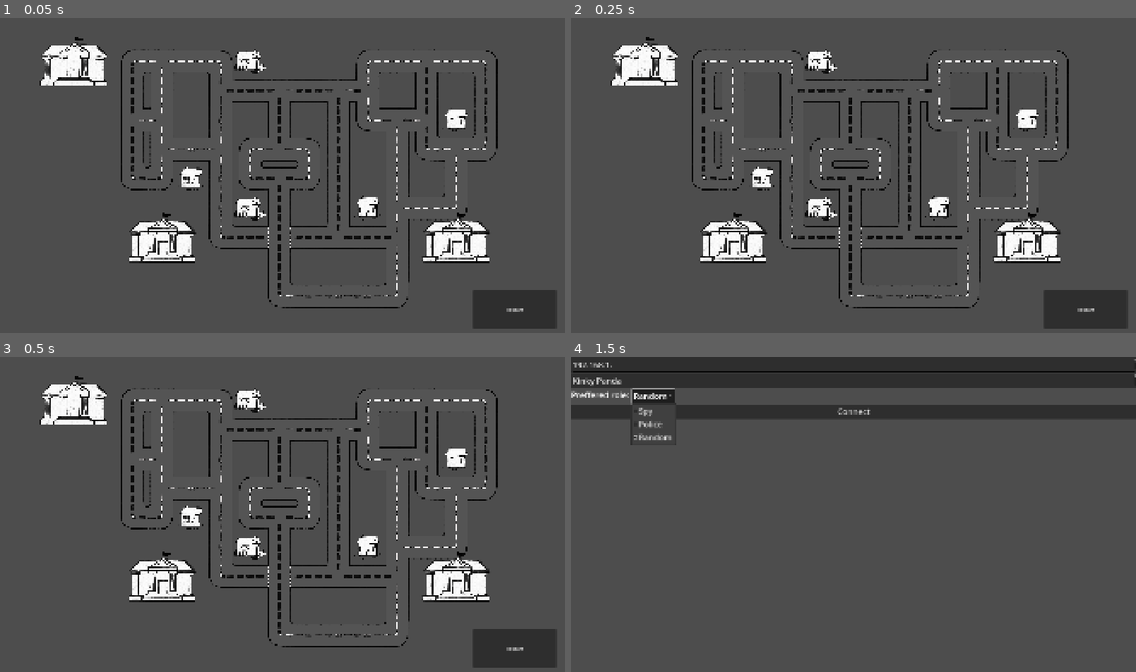
Above: before the commit, frames 1-4 (two rows, left to right).
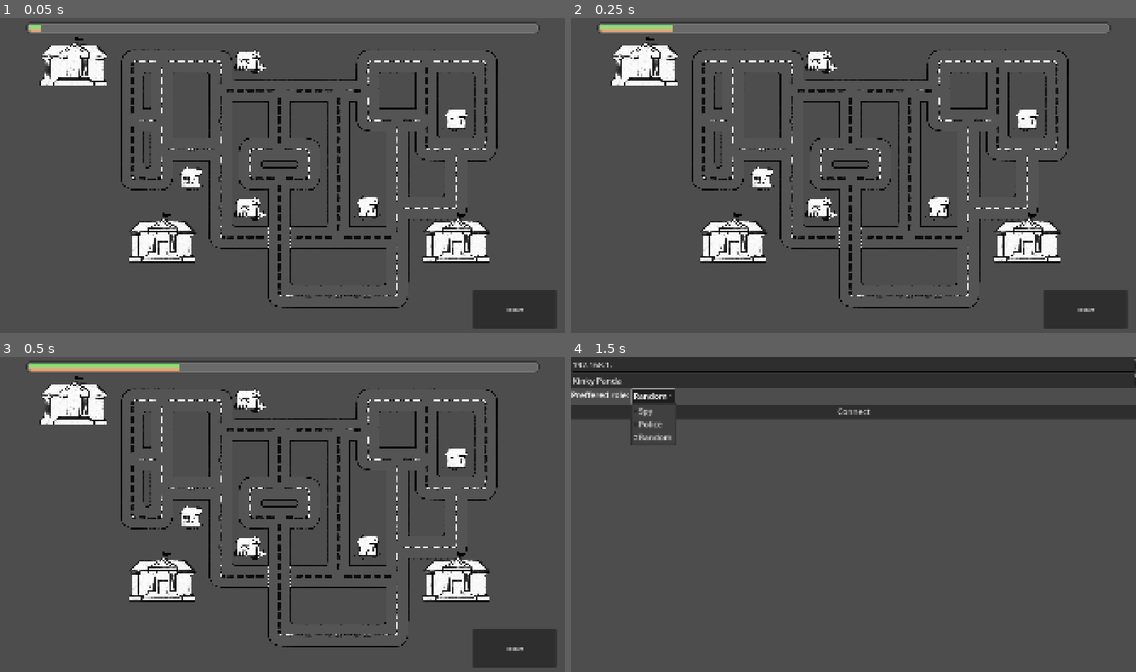
Above: after the commit, the same moments.

Repository: TheWrongUlraf/SummerGameJam2025
Game: Godot game, scene res://scenes/server_game.tscn
Two runs of this game, one before a commit and one after it. Both use one fixed random seed, a clock stepped at 60 frames per second and the inputs below. This scene is started directly instead of the project's main scene.
Inputs:
- Up to frame 1 (0.05 s): no input
- Up to frame 2 (0.25 s): no input
- Up to frame 3 (0.5 s): no input
- Up to frame 4 (1.5 s): click "Restart" at 0.5 s; click "Random" at 1.25 s

The runs differ from the first frame. In frame 1, 2.8% of the frame differs, in the area x 4-96%, y 1-5%; in frame 2, 2.8%; in frame 3, 2.8%; in frame 4, nothing differs.
Error before the commit: Invalid access of index '2' on a base object of type: 'Array'. (res://scenes/server_game.gd:170)
Error after the commit: Invalid access of index '2' on a base object of type: 'Array'. (res://scenes/server_game.gd:174)

Commit message:
Added progress bar

Diff:
--- a/scenes/server_game.gd
+++ b/scenes/server_game.gd
@@ -1,6 +1,7 @@
 extends Node2D
 
 @onready var audio: AudioStreamPlayer2D = get_node("Audio")
+@onready var progressBar: TextureProgressBar = get_node("CanvasLayer/MarginContainer/ProgressBar")
 
 var players := {}
 
@@ -59,6 +60,8 @@
 	_generate_random_emojis()
 
 	_choose_next_objective()
+
+	progressBar.max_value = max_stages
 
 func update_player_position(player_id: int, pos: Vector2):
 	if players.has(player_id):
@@ -129,6 +132,7 @@
 
 	if revealed_rebels_closeby >= rebels:
 		stage += 1
+		progressBar.value = stage
 		if stage >= max_stages:
 			Lobby.team_wins(Lobby.ROLE_REBEL)
 		else:
--- a/scenes/server_game.tscn
+++ b/scenes/server_game.tscn
@@ -1,7 +1,9 @@
-[gd_scene load_steps=3 format=3 uid="uid://b637ocgpgph5g"]
+[gd_scene load_steps=5 format=3 uid="uid://b637ocgpgph5g"]
 
 [ext_resource type="Script" uid="uid://ch24x42fnv1bc" path="res://scenes/server_game.gd" id="1_at1r8"]
 [ext_resource type="PackedScene" uid="uid://do2818u4a86j5" path="res://objects/map.tscn" id="2_q75wl"]
+[ext_resource type="Texture2D" uid="uid://b0t87ilb2vxvk" path="res://assets/art/progress_bar_empty.png" id="3_at1r8"]
+[ext_resource type="Texture2D" uid="uid://dmhdj0ym5e0as" path="res://assets/art/filled_in.png" id="4_xefu1"]
 
 [node name="Node2D" type="Node2D"]
 script = ExtResource("1_at1r8")
@@ -32,4 +34,19 @@
 offset_bottom = 1056.0
 text = "Restart"
 
+[node name="MarginContainer" type="MarginContainer" parent="CanvasLayer"]
+anchors_preset = 5
+anchor_left = 0.5
+anchor_right = 0.5
+offset_left = -875.0
+offset_right = 875.0
+offset_bottom = 50.0
+grow_horizontal = 2
+theme_override_constants/margin_top = 8
+
+[node name="ProgressBar" type="TextureProgressBar" parent="CanvasLayer/MarginContainer"]
+layout_mode = 2
+texture_under = ExtResource("3_at1r8")
+texture_progress = ExtResource("4_xefu1")
+
 [connection signal="pressed" from="CanvasLayer/Control/RestartButton" to="." method="_on_restart_button_pressed"]
Binary file added: assets/art/filled_in.png
Not shown, added: assets/art/filled_in.png.import
Binary file added: assets/art/progress_bar_empty.png
Not shown, added: assets/art/progress_bar_empty.png.import
